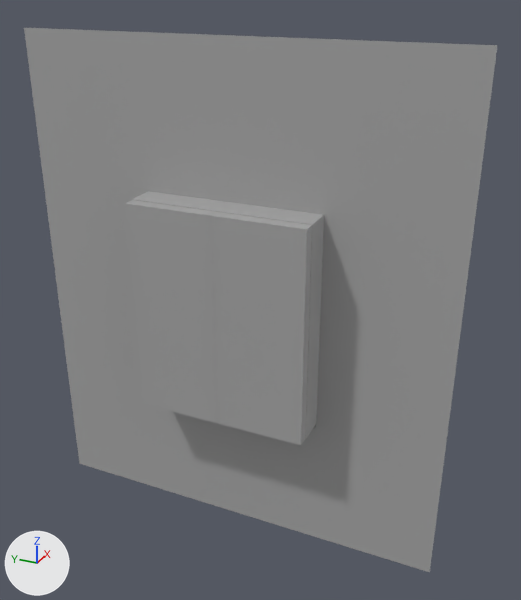
Renders of the FBX model Assets/Apartment/Window_SM.fbx from each side of a commit.
One viewpoint serves both versions: a 50 mm camera at (-3.97, -3.49, 3.84) aimed at (0.02, -1.69, 1.85). The axes (+X, +Y, +Z) are drawn at lower left. The lights are the same throughout. The picture after the commit comes second. Where no turn or scale is listed for an object, it has been applied to the vertices.

Script lines for the objects in view, before the commit:
```python
me_mesh = bpy.data.meshes.new('Mesh')
me_mesh.from_pydata(...)  # 572 vertices, 541 faces; spans x -0.28..0.05, y -3.0..0.0, z 0.0..3.5
me_mesh.materials.append(mat_standardsurface1)  # grey #aaaaaa
ob_wall_window_combined = bpy.data.objects.new('Wall_Window_Combined', me_mesh)
ob_wall_window_combined.location = (0.0, 0.0, 0.0)
```
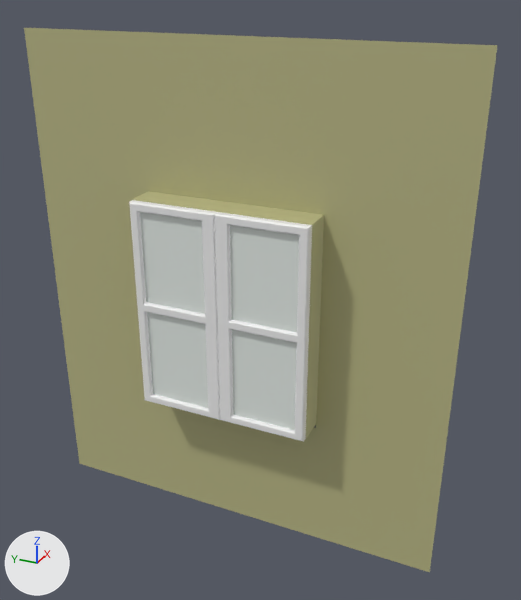
Changed parts and their boxes (x1, y1, x2, y2) in the pictures (521 x 600 px):
part 1 of me_mesh, added
    after: (140, 212, 208, 408)
part 2 of me_mesh, added
    after: (230, 225, 299, 430)
part 3 of me_mesh, cut back
    before: (125, 200, 324, 445)
    after: (129, 200, 324, 442)
part 4 of me_mesh, recoloured
    before: (133, 201, 309, 418)
    after: (306, 334, 309, 345)
part 5 of me_mesh, recoloured (grey to beige)
    both: (24, 28, 497, 572)

Edits to the bpy script that builds the scene:
```text
Add mat_wallpaper_mat:
    mat_wallpaper_mat = principled_material('Wallpaper_mat')
    mat_wallpaper_mat.base_color = (0.496, 0.483, 0.243)  # beige #bbb987
Add mat_windowframes_mat:
    mat_windowframes_mat = principled_material('WindowFrames_mat')
    mat_windowframes_mat.base_color = (0.888, 0.888, 0.888)  # white #f2f2f2
Add mat_windowglass_mat:
    mat_windowglass_mat = principled_material('WindowGlass_mat')
    mat_windowglass_mat.base_color = (0.793, 0.848, 0.81)  # white #e6ede8
    mat_windowglass_mat.roughness = 0.101
Add mat_windowpane_mat:
    mat_windowpane_mat = principled_material('WindowPane_mat')
    mat_windowpane_mat.base_color = (0.193, 0.193, 0.193)  # grey #7a7a7a
    mat_windowpane_mat.roughness = 0.292
Add mat_windowmetals_mat:
    mat_windowmetals_mat = principled_material('WindowMetals_mat')
    mat_windowmetals_mat.base_color = (0.5, 0.5, 0.5)  # grey #bcbcbc
    mat_windowmetals_mat.roughness = 0.0543
Change me_mesh:
    used by ob_wall_window_combined; location = (0.0, 0.0, 0.0)
    remove me_mesh.from_pydata(...)  # 572 vertices, 541 faces; spans x -0.28..0.05, y -3.0..0.0, z 0.0..3.5
    add me_mesh.from_pydata(...)  # 668 vertices, 641 faces; spans x -0.25..0.05, y -3.0..0.0, z 0.0..3.5
    me_mesh part 1: a new loose piece, a box spanning x -0.22..-0.18, y -1.419..-0.941, z 1.055..2.445, in mat_windowglass_mat (white #e6ede8)
    me_mesh part 2: a new loose piece, a box spanning x -0.22..-0.18, y -2.062..-1.585, z 1.055..2.445, in mat_windowglass_mat (white #e6ede8)
    me_mesh part 3
    26 vertices are removed from x -0.28..-0.16, y -2.12..-0.89, z 1.0..2.5
    86 faces are deleted
    18 vertices in x -0.28, y -2.12..-0.89, z 1.0..2.5 move by (0.08, 0.0, 0.0)
    6 vertices in x -0.28, y -1.56..-0.95, z 1.06..2.44 move by (0.04, 0.06, 0.0)
    4 vertices in x -0.15, y -1.56, z 1.05..2.44 move by (0.0, -0.03, 0.0)
    4 vertices in x -0.16, y -1.56, z 1.06..2.44 move by (0.0, -0.04, 0.0)
    4 vertices in x -0.28, y -2.05..-1.43, z 1.73..1.79 move by (0.04, -0.07, 0.0)
    42 vertices are added at x -0.25..-0.2, y -2.12..-0.9, z 1.0..2.5
    36 new vertices lie (-0.04, 0.0, 0.0) away from vertices in x -0.28..-0.16, y -2.12..-0.89, z 1.0..2.5
    14 new vertices lie (-0.04, 0.0, 0.0) away from vertices in x -0.2, y -2.12..-0.89, z 1.0..2.5
    8 new vertices lie (0.0, 0.48, 0.0) away from vertices in x -0.25..-0.16, y -2.05..-1.42, z 1.0..2.5
    6 new vertices lie (0.0, -0.05, 0.0) away from vertices in x -0.25, y -2.06..-0.9, z 1.01..2.49
    168 new faces join them, mat_windowframes_mat (white #f2f2f2)
    4 new faces join them, mat_wallpaper_mat (beige #bbb987)
    2 new faces join them, mat_windowpane_mat (grey #7a7a7a)
    me_mesh part 4: 86 faces spanning x -0.24..-0.15, y -2.12..-0.89, z 1.0..2.5 switch from mat_standardsurface1 (grey #aaaaaa) to mat_windowframes_mat (white #f2f2f2)
    me_mesh part 5: 28 faces spanning x -0.2..0.0, y -3.0..0.0, z 0.0..3.5 switch from mat_standardsurface1 (grey #aaaaaa) to mat_wallpaper_mat (beige #bbb987)
    add me_mesh.materials.append(mat_windowmetals_mat)  # grey #bcbcbc
    add me_mesh.materials.append(mat_windowglass_mat)  # white #e6ede8
    add me_mesh.materials.append(mat_windowpane_mat)  # grey #7a7a7a
```
